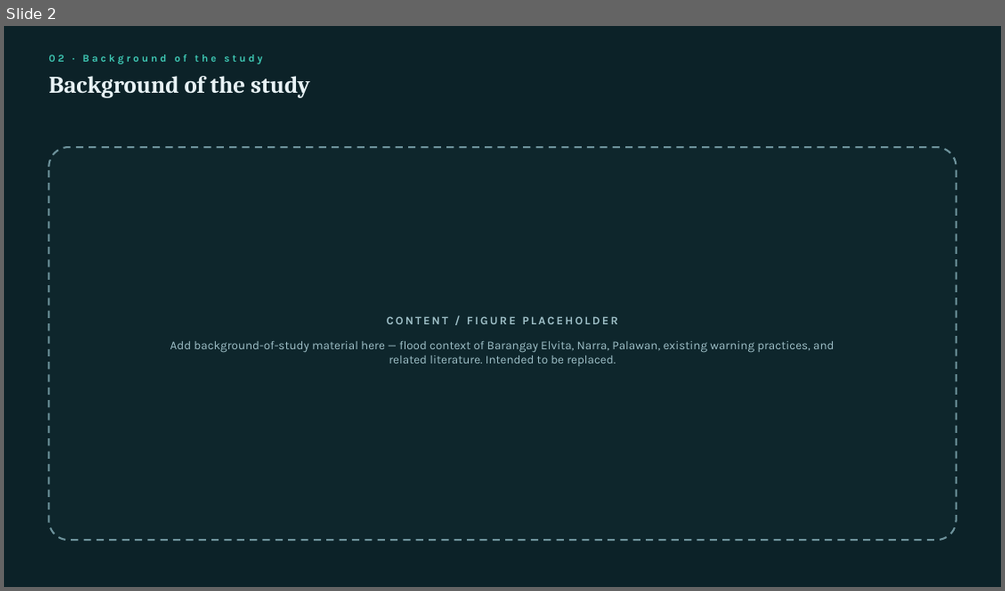
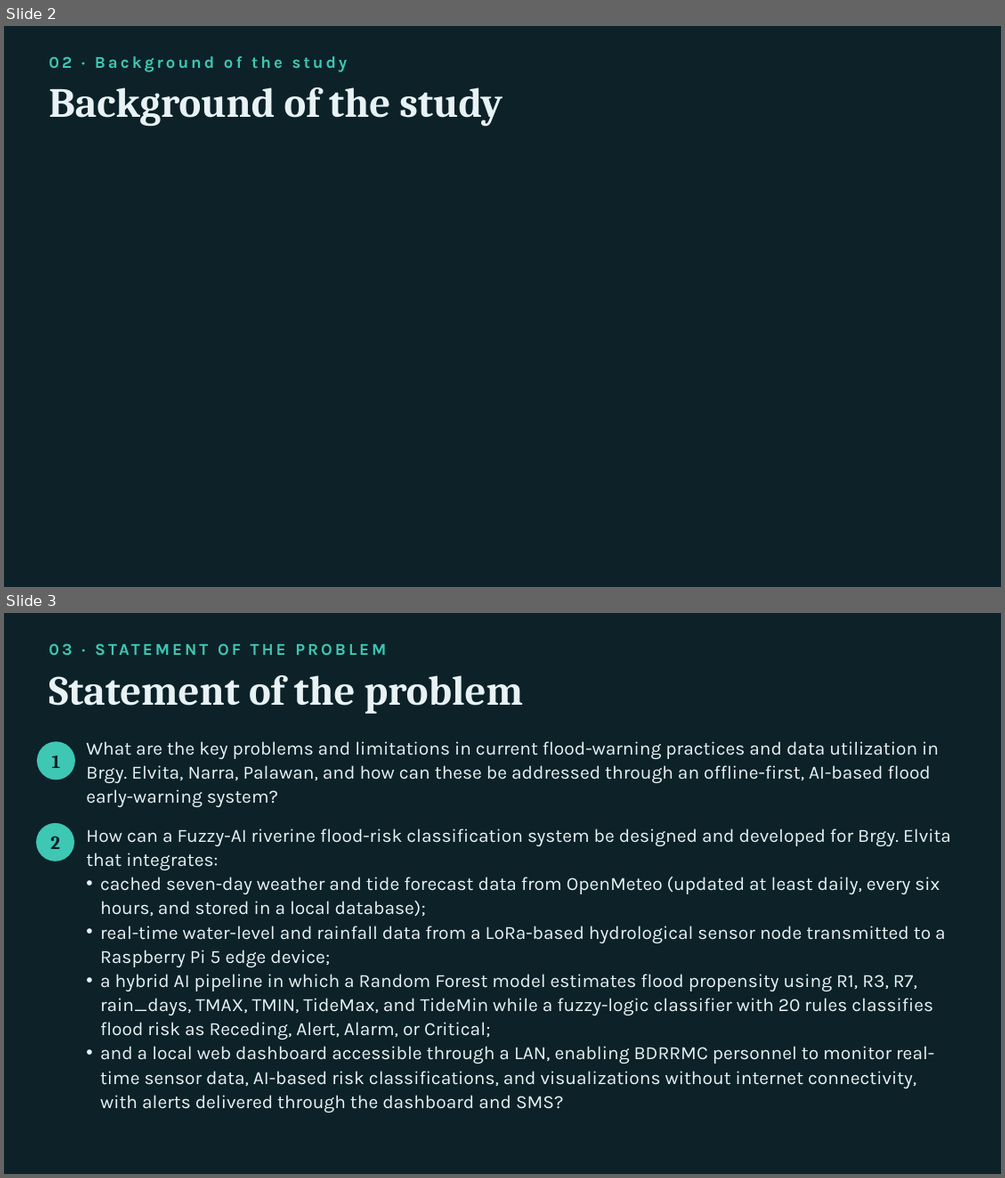
Before and after one commit to fr4pp3r/river-monitor, a slide deck: presentation/FLAIRE Presentation.pptx. Shown one above the other, each under a label of ours: slide 2 before the commit, slides 2 and 3 after it. The pictures are 1005x591 and 1005x1178 pixels, drawn with LibreOffice and Linux fonts; fonts in the diff are those of the drawing. Boxes give left, top, right and bottom in pixels: in the first picture for what was removed or moved away, otherwise in the second. Text is boxed around its words. In the diff, an @@ line names an element or a change of style, - is before the commit and + after.

Commit message:
Update FLAIRE presentation
Refresh the FLAIRE presentation PowerPoint with the latest content and layout changes.

```diff
--- a/presentation/FLAIRE Presentation.pptx
+++ b/presentation/FLAIRE Presentation.pptx
@@ slide 3 added at [4,613,1001,1174], background #0C2228 @@
@@ text added at [48,675,523,714], 16 pt, text #3EC7B3, bold @@
+03 · STATEMENT OF THE PROBLEM
@@ ellipse added at [37,742,75,779], fill #3EC7B3, 18 pt, text #072226, bold @@
+1
@@ text added at [86,741,938,807], 18 pt, text #E8F2F5 @@
+What are the key problems and limitations in current flood-warning practices and data utilization in Brgy. Elvita, Narra, Palawan, and how can these be addressed through an offline-first, AI-based flood early-warning system?
@@ text added at [167,741,194,755], 40 pt, text #E8F2F5, bold @@
+Statement of the problem
@@ ellipse added at [36,823,74,861], fill #3EC7B3, 18 pt, text #072226, bold @@
+2
@@ text added at [86,828,951,1112], 18 pt, text #E8F2F5 @@
+How can a Fuzzy-AI riverine flood-risk classification system be designed and developed for Brgy. Elvita that integrates:
+• cached seven-day weather and tide forecast data from OpenMeteo (updated at least daily, every six hours, and stored in a local database);
+• real-time water-level and rainfall data from a LoRa-based hydrological sensor node transmitted to a Raspberry Pi 5 edge device;
+• a hybrid AI pipeline in which a Random Forest model estimates flood propensity using R1, R3, R7, rain_days, TMAX, TMIN, TideMax, and TideMin while a fuzzy-logic classifier with 20 rules classifies flood risk as Receding, Alert, Alarm, or Critical;
+• and a local web dashboard accessible through a LAN, enabling BDRRMC personnel to monitor real-time sensor data, AI-based risk classifications, and visualizations without internet connectivity, with alerts delivered through the dashboard and SMS?
@@ slide 2 changed as well @@
@@ text "02 · Background of the ..." at [48,56,348,72]: size 10 to 16 pt @@
@@ text "Background of the study": place and size @@
-text "Background of the study" at [48,76,310,98]
+text "Background of the study" at [48,87,502,127]
@@ text "Background of the study" at [48,87,502,127]: size 23 to 40 pt @@
@@ rounded rectangle removed at [48,147,956,540] @@
@@ text removed at [170,316,833,366] @@
-CONTENT / FIGURE PLACEHOLDER
-Add background-of-study material here — flood context of Barangay Elvita, Narra, Palawan, existing warning practices, and related literature. Intended to be replaced.
```
Also in this commit, not shown: 15 other slides changed, 7 other slides added.
